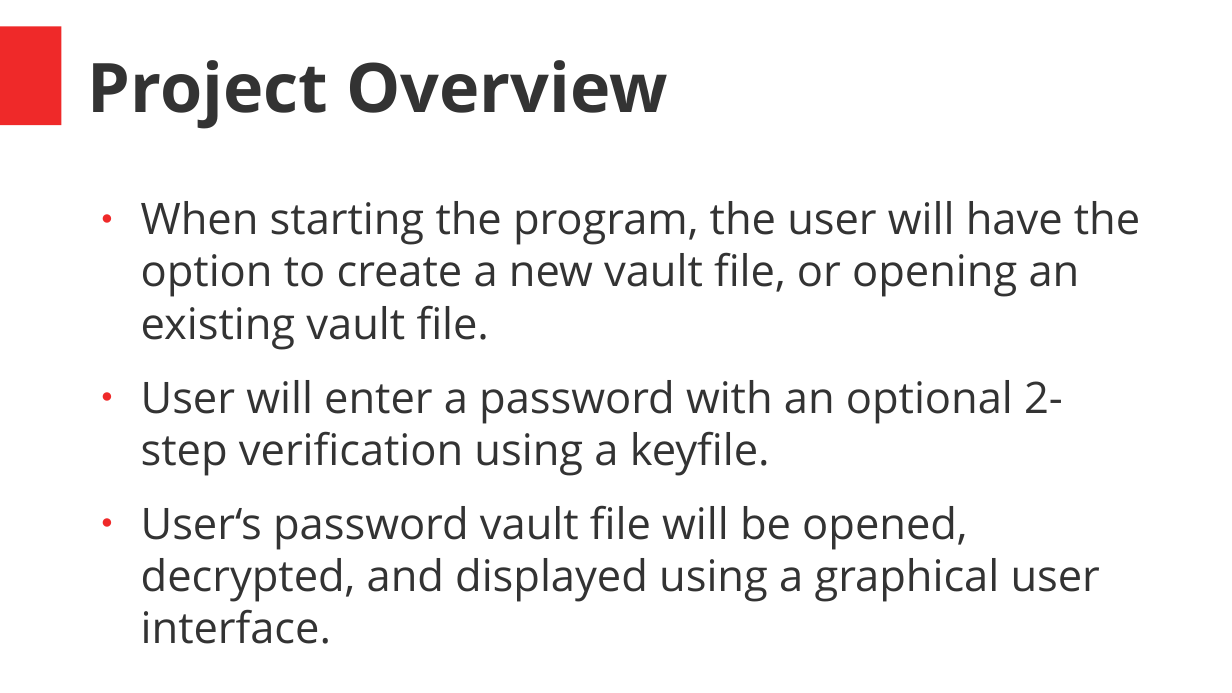
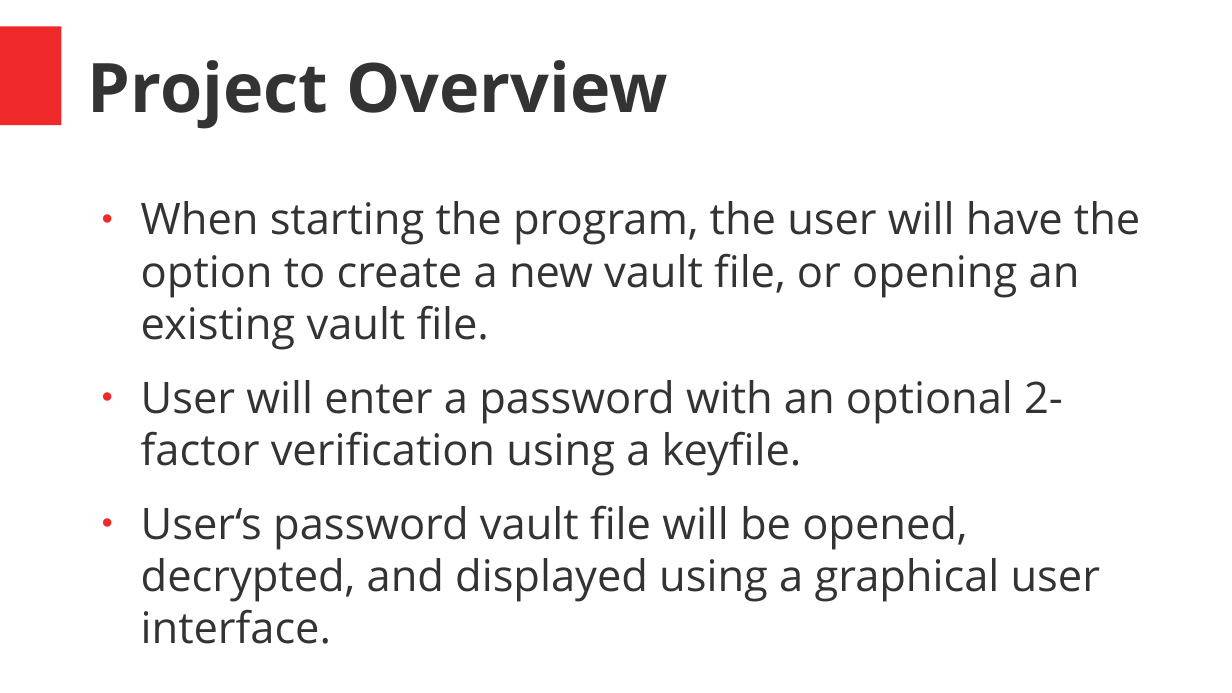
Before and after one commit to C5T2B7U/Project1, a slide deck: slide 4 of Cybersecurity_presentation.pptx. Drawn at 1232x693 pixels with LibreOffice and Linux fonts; fonts in the diff are those of the drawing. Boxes give left, top, right and bottom in pixels: in the first picture for what was removed or moved away, otherwise in the second. Text is boxed around its words. In the diff, an @@ line names an element or a change of style, - is before the commit and + after.

```diff
--- a/Cybersecurity_presentation.pptx
+++ b/Cybersecurity_presentation.pptx
@@ text at bbox=[141, 380, 1063, 476]: text changed @@
-● User will enter a password with an optional 2-step verification using a keyfile.
+● User will enter a password with an optional 2-factor verification using a keyfile.
```
Also in this commit, not shown: 3 other slides changed.
